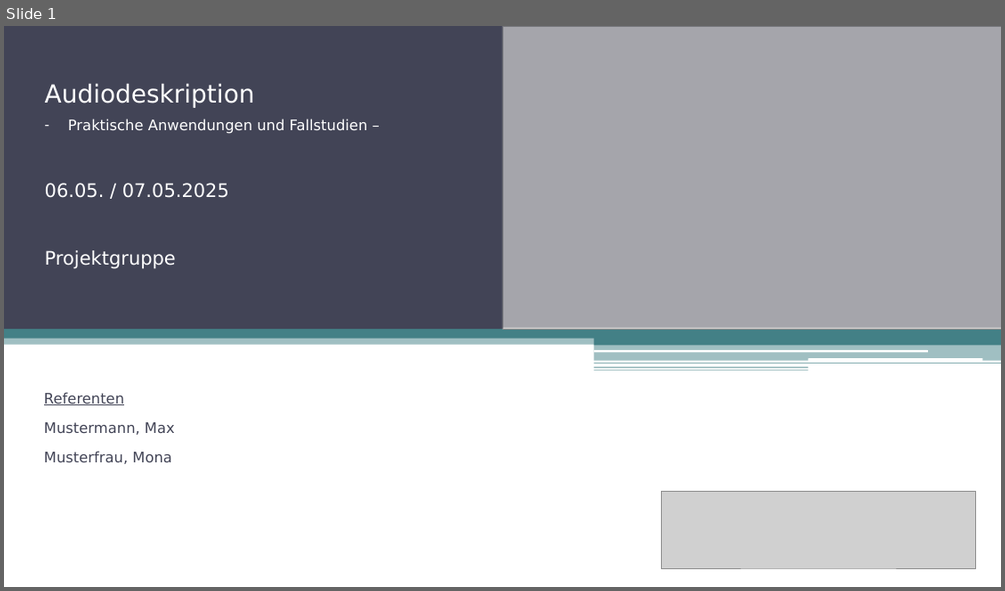
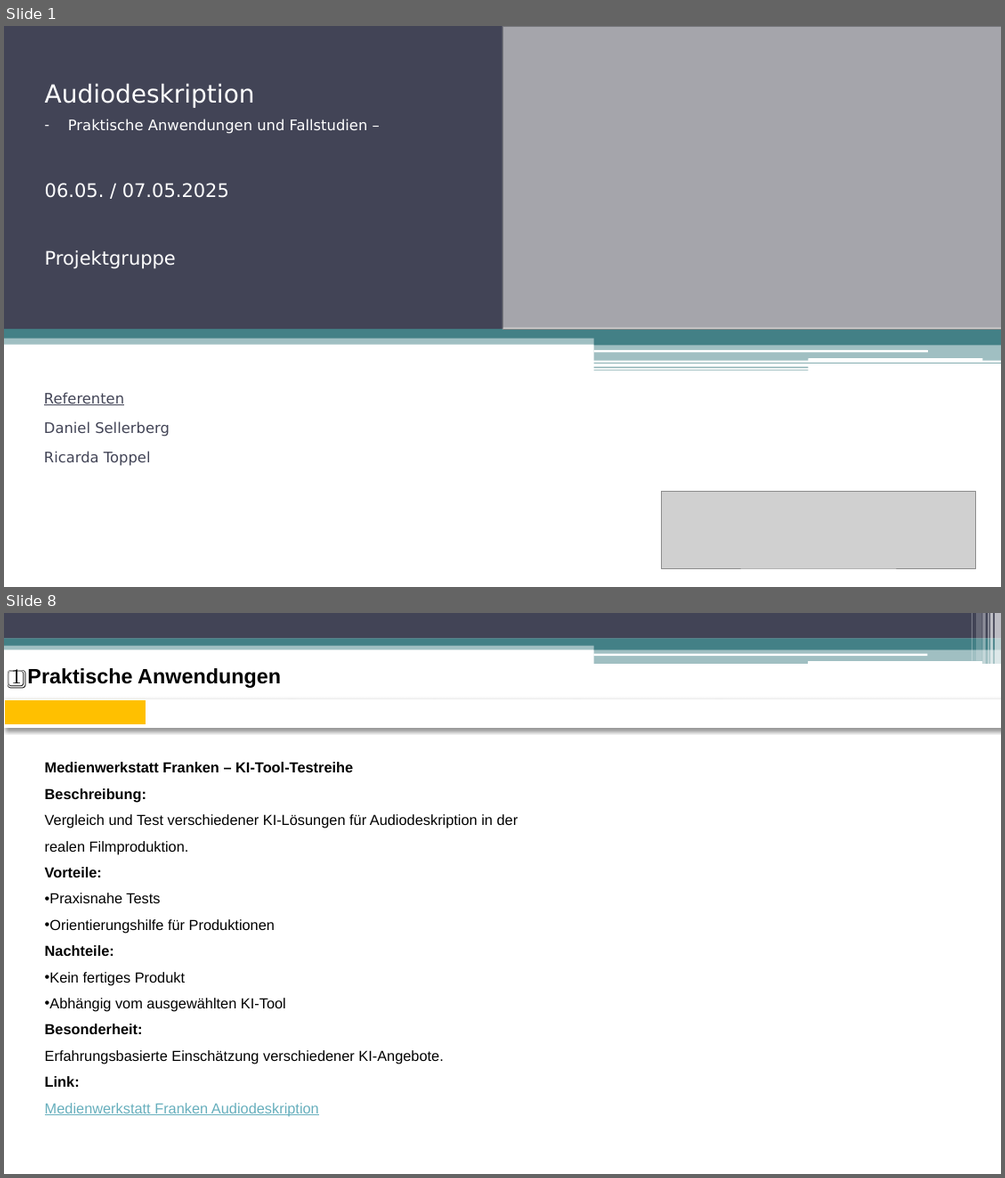
Before and after one commit to fhswf/descraibe, a slide deck: 20250424_Audiodeskription_Praktische Anwendungen und Fallstudien_v01.pptx. Shown one above the other, each under a label of ours: slide 1 before the commit, slides 1 and 8 after it; the slides between them are not shown. The pictures are 1005x591 and 1005x1178 pixels, drawn with LibreOffice and Linux fonts; fonts in the diff are those of the drawing; grey boxes stand for pictures. Boxes give left, top, right and bottom in pixels: in the first picture for what was removed or moved away, otherwise in the second. Text is boxed around its words. In the diff, an @@ line names an element or a change of style, - is before the commit and + after.

```diff
--- a/20250424_Audiodeskription_Praktische Anwendungen und Fallstudien_v01.pptx
+++ b/20250424_Audiodeskription_Praktische Anwendungen und Fallstudien_v01.pptx
@@ slide 8 added at <box>4,613,1001,1174</box>, background #FFFFFF; not listed: 11 template elements that a slide beside it also shows @@
@@ rounded rectangle added at <box>593,653,928,656</box>, fill #FFFFFF @@
@@ rounded rectangle added at <box>808,661,982,664</box>, fill #FFFFFF @@
@@ title added at <box>11,668,281,689</box>, 20 pt, text #000000, bold @@
+1️⃣ Praktische Anwendungen
@@ table added at <box>4,699,998,728</box>, 1 rows, 7 columns @@
+ |  |  |  |  |  | 
@@ text added at <box>45,762,518,1116</box>, 14 pt, text #000000 @@
+Medienwerkstatt Franken – KI-Tool-Testreihe
+Beschreibung:
+Vergleich und Test verschiedener KI-Lösungen für Audiodeskription in der realen Filmproduktion.
+Vorteile:
+• Praxisnahe Tests
+• Orientierungshilfe für Produktionen
+Nachteile:
+• Kein fertiges Produkt
+• Abhängig vom ausgewählten KI-Tool
+Besonderheit:
+Erfahrungsbasierte Einschätzung verschiedener KI-Angebote.
+Link:
+Medienwerkstatt Franken Audiodeskription
@@ slide 1 changed as well @@
@@ subtitle at <box>44,421,170,466</box>: text changed @@
-Mustermann, Max
-Musterfrau, Mona
+Daniel Sellerberg
+Ricarda Toppel
```
Also in this commit, not shown: 1 other slide changed, 27 other slides added, 6 slides removed.
